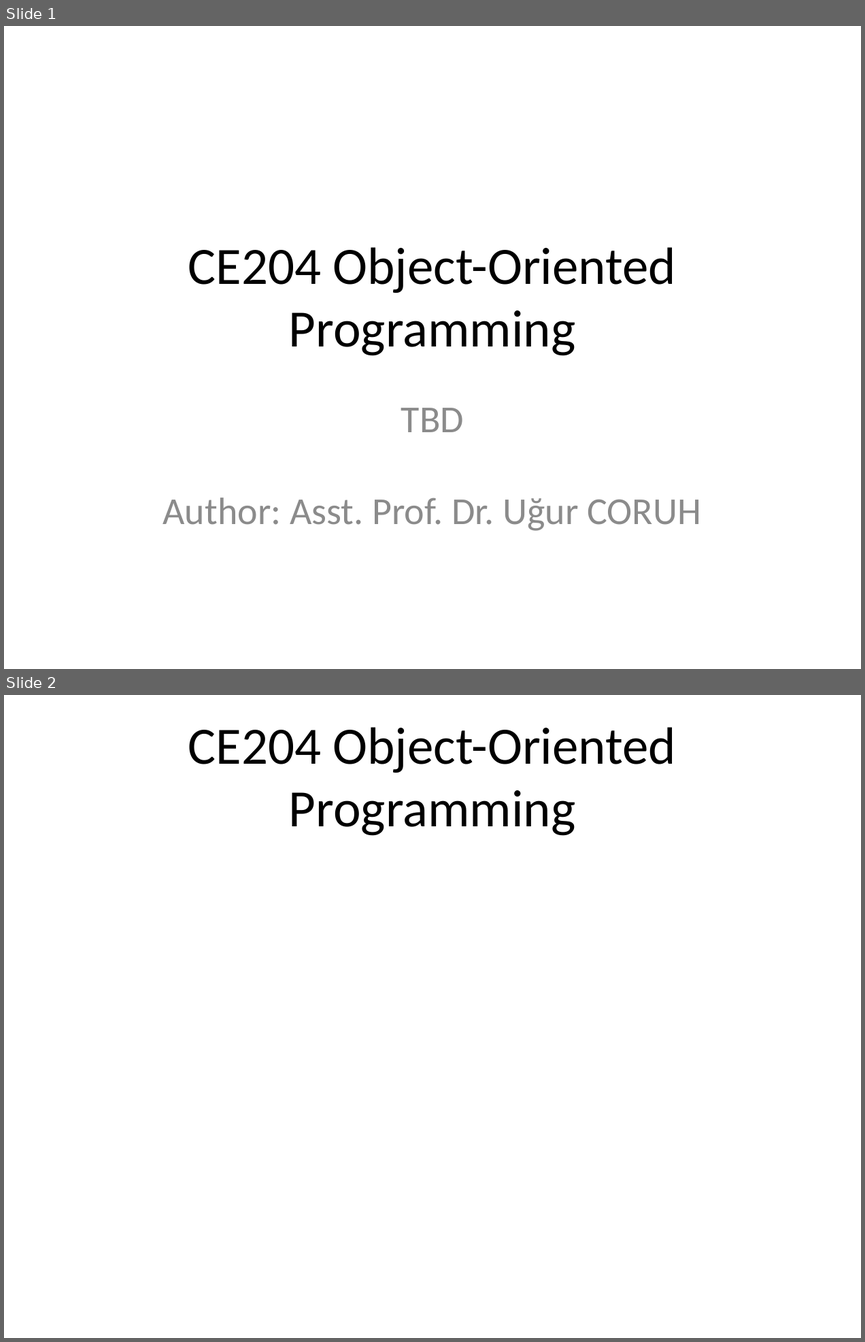
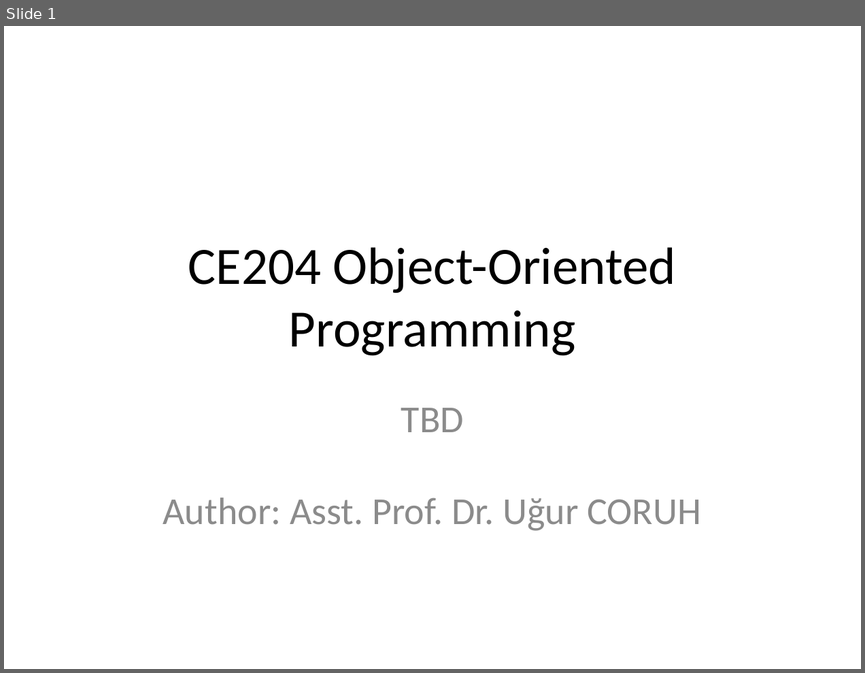
Before and after one commit to ucoruh/ce204-object-oriented-programming, a slide deck: docs/week-3/ce204-week-3.md_word.pptx. Shown one above the other, each under a label of ours: slides 1 and 2 before the commit, slide 1 after it. The pictures are 865x1342 and 865x673 pixels, drawn with LibreOffice and Linux fonts; fonts in the diff are those of the drawing. Boxes give left, top, right and bottom in pixels: in the first picture for what was removed or moved away, otherwise in the second. Text is boxed around its words. In the diff, an @@ line names an element or a change of style, - is before the commit and + after.

```diff
--- a/docs/week-3/ce204-week-3.md_word.pptx
+++ b/docs/week-3/ce204-week-3.md_word.pptx
@@ slide 2 removed at box(4, 695, 861, 1338), background #FFFFFF @@
@@ title removed at box(188, 727, 677, 836) @@
-CE204 Object-Oriented Programming
```
Also in this commit, not shown: 1 slide changed, 75 slides added, 3 other slides removed, 8 other files.
